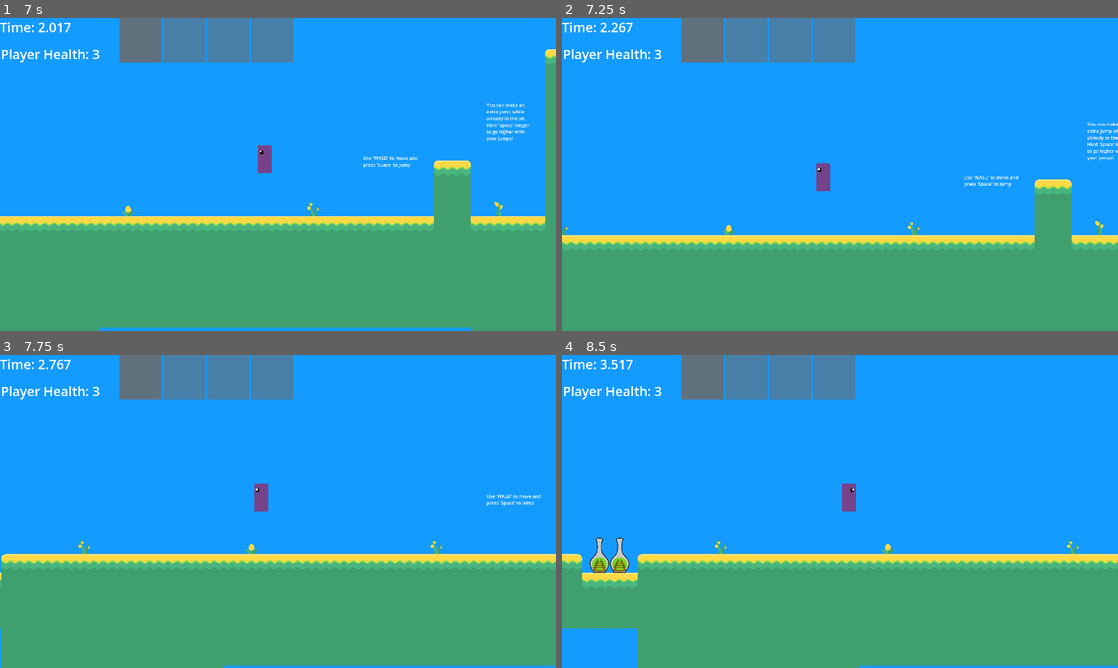
Above: before the commit, frames 1-4 (two rows, left to right).
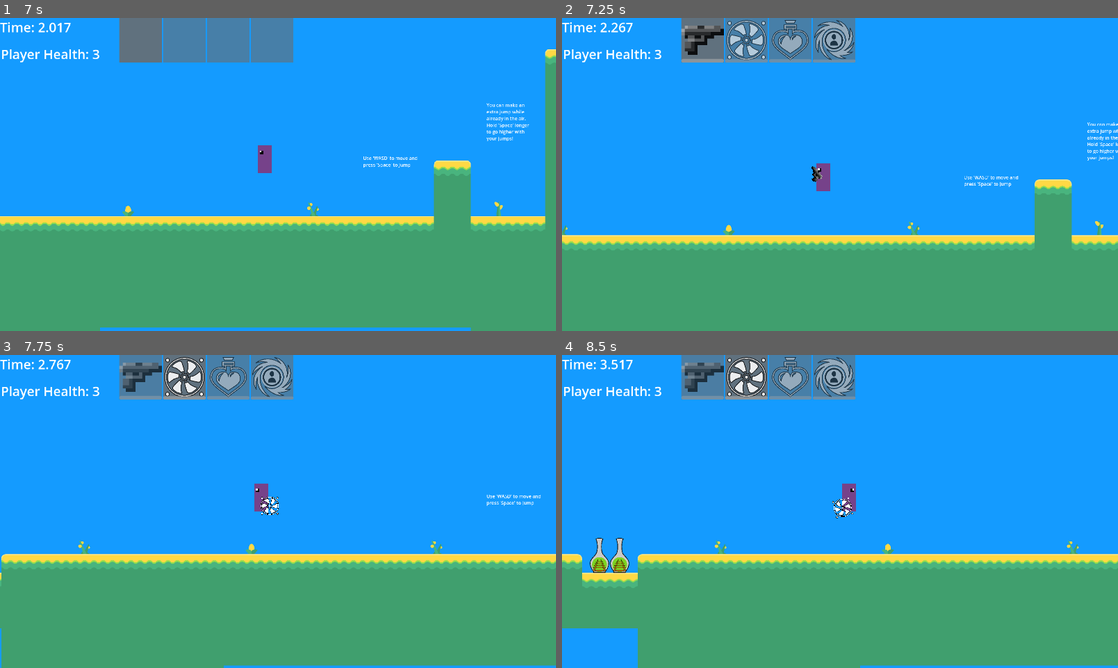
Above: after the commit, the same moments.

Repository: AidanCooper2003/AshenSkies
Game: Godot game, scene res://scenes/levels/main_menu.tscn
Two runs of this game, one before a commit and one after it. Both use one fixed random seed, a clock stepped at 60 frames per second and the inputs below.
Inputs (mouse positions are in pixels of both pictures, inside the frame that each line leads up to):
- Up to frame 1 (7 s): click "Start" at 0.5 s; tap Space (Jump) at 1.25, 1.52, 2, 2.27, 2.75, 3.5, 3.77, 4.25, 4.52, 5, 5.27, 6.77 s; move the mouse to (400, 158) at 1.27 s; press the mouse at (400, 158) at 1.28 s; hold D (Move Right) 1.28-2.78 s; move the mouse to (166, 190) at 2.02 s; release the mouse at (166, 190) at 2.03 s; right-click (166, 190) at 2.1 s; move the mouse to (333, 105) at 2.77 s; hold A (Move Left) 2.78-3.53 s; tap Mouse wheel down (SwapWeaponDown) at 2.85, 6.6 s; move the mouse to (250, 237) at 3.52 s; hold D (Move Right) 3.53-5.03 s; tap Mouse wheel up (SwapWeaponUp) at 3.6 s; move the mouse to (444, 221) at 4.27 s; hold E (Tertiary Fire) 4.28-5.03 s; tap [ (Debug 1) at 4.9 s; move the mouse to (111, 127) at 5.02 s; hold A (Move Left) 5.03-5.78 s; click (111, 127) at 5.1 s; tap R (Debug 2) at 5.65 s; move the mouse to (305, 174) at 5.77 s; hold D (Move Right) 5.78-6.53 s; hold Right mouse button (Secondary Fire) 5.78-6.53 s; tap F (Debug 3) at 6.4 s; move the mouse to (194, 96) at 6.52 s; hold A (Move Left) from 6.53 s (still down)
- Up to frame 2 (7.25 s): keep holding A (Move Left); tap L (Debug 4) at 7.15 s
- Up to frame 3 (7.75 s): keep holding A (Move Left); move the mouse to (400, 495) at 7.27 s; tap Mouse wheel up (SwapWeaponUp) at 7.35 s; tap Space (Jump) at 7.52 s
- Up to frame 4 (8.5 s): move the mouse to (728, 527) at 8.02 s; release A (Move Left) at 8.03 s; hold D (Move Right) from 8.03 s (still down); tap E (Tertiary Fire) at 8.1 s; tap Space (Jump) at 8.27 s

Frame 1 is identical in both runs. In frame 2, 2.3% of the frame differs, in the area x 21-53%, y 0-53%; in frame 3, 3.3%, in the area x 21-53%, y 0-52%; in frame 4, 3.3%.

Commit message:
Fixed air compressor and banana changing icon to test-gun

Diff:
--- a/scenes/objects/weapons/air_compressor.tscn
+++ b/scenes/objects/weapons/air_compressor.tscn
@@ -9,7 +9,7 @@
 script = ExtResource("1_e6g8v")
 max_durability = 200
 _fire_delay = 0.1
-weapon_name = "test_gun"
+weapon_name = "air_compressor"
 
 [node name="ProjectileShooter" type="Node2D" parent="."]
 position = Vector2(61, 30)
--- a/scenes/objects/weapons/banana_bunch.tscn
+++ b/scenes/objects/weapons/banana_bunch.tscn
@@ -9,7 +9,7 @@
 script = ExtResource("1_x0bmc")
 max_durability = 20
 _fire_delay = 0.5
-weapon_name = "test_gun"
+weapon_name = "banana_bunch"
 
 [node name="ProjectileShooter" type="Node2D" parent="."]
 position = Vector2(32, 0)
--- a/scripts/utility/debug_helper.gd
+++ b/scripts/utility/debug_helper.gd
@@ -19,7 +19,10 @@
 	if Input.is_action_just_pressed("Debug 2"):
 		EventBus.ingredients_reset.emit()
 	if Input.is_action_just_pressed("Debug 4"):
-		pass
+		_assign_weapon("test_gun")
+		_assign_weapon("air_compressor")
+		_assign_weapon("health_potion")
+		_assign_weapon("biologic_overclock")
 	if Input.is_action_just_pressed("Exit To Menu"):
 		get_tree().change_scene_to_file("res://scenes/levels/main_menu.tscn")
 
